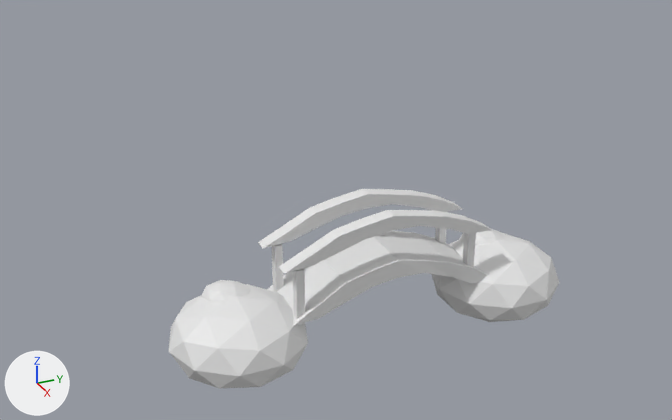
Renders of the Blender file 3D_Class_HW/bridge.blend from each side of a commit.
Rendered twice from a 50 mm camera at (31.7, -16.4, 20.7) aimed at (-0.8, -1.7, 4.4). Arrows for +X, +Y and +Z are at lower left; the lights stay in place.
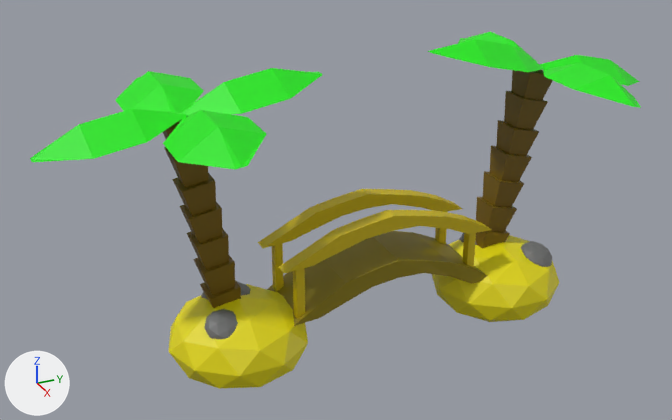
Diff of the bpy script that builds the scene:
```diff
--- a/3D_Class_HW/bridge.blend.py
+++ b/3D_Class_HW/bridge.blend.py
@@ mat_material @@
 mat_material = principled_material('Material')
-mat_material.base_color = (0.8, 0.8, 0.8)  # white #e7e7e7
+mat_material.base_color = (0.25, 0.191, 0.0)  # yellow #897900
@@ me_cube @@
 me_cube.from_pydata(...)  # 36 vertices, 34 faces; spans x -1.02..1.02, y -1.0..1.0, z -1.0..4.97
 # used by ob_cube; location = (0.0, 0.0, 1.2); scale = (1.6, 4.79, 0.332)
+# me_cube part 1: the loose piece of 36 vertices spanning x -1.02..1.02, y -1.0..1.0, z -1.0..4.97 is copied, and the copy is scaled about its middle by (0.201, 1, 0.798), then moved by (-0.76, -0.05, 6.69), in mat_material_003 (yellow #cbb400); it spans x -0.97..-0.56, y -1.05..0.95, z 6.29..11.05
+# me_cube part 2: the loose piece of 36 vertices spanning x -1.02..1.02, y -1.0..1.0, z -1.0..4.97 is copied, and the copy is scaled about its middle by (0.201, 1, 0.798), then moved by (0.74, -0.05, 6.69), in mat_material_003 (yellow #cbb400); it spans x 0.53..0.94, y -1.05..0.95, z 6.29..11.05
 me_cube.materials.append(mat_material)
+me_cube.materials.append(mat_material_003)  # yellow #cbb400
@@ me_icosphere @@
 me_icosphere.from_pydata(...)  # 42 vertices, 80 faces; spans x -0.95..0.95, y -1.0..1.0, z -1.0..1.0
+me_icosphere.materials.append(mat_material_004)  # yellow #e7da00
@@ me_icosphere_001 @@
 me_icosphere_001.from_pydata(...)  # 42 vertices, 80 faces; spans x -0.95..0.95, y -1.0..1.0, z -1.0..1.0
+me_icosphere_001.materials.append(mat_material_005)  # grey #6f6f6f
@@ me_icosphere_002 @@
 me_icosphere_002.from_pydata(...)  # 42 vertices, 80 faces; spans x -0.95..0.95, y -1.0..1.0, z -1.0..1.0
+me_icosphere_002.materials.append(mat_material_005)  # grey #6f6f6f
@@ me_icosphere_003 @@
 me_icosphere_003.from_pydata(...)  # 42 vertices, 80 faces; spans x -0.95..0.95, y -1.0..1.0, z -1.0..1.0
+me_icosphere_003.materials.append(mat_material_004)  # yellow #e7da00
@@ me_cube_003 @@
 me_cube_003.from_pydata(...)  # 8 vertices, 6 faces; spans x -1.0..1.0, y -1.0..1.0, z -1.0..1.0
+me_cube_003.materials.append(mat_material_003)  # yellow #cbb400
@@ me_cube_004 @@
 me_cube_004.from_pydata(...)  # 8 vertices, 6 faces; spans x -1.0..1.0, y -1.0..1.0, z -1.0..1.0
+me_cube_004.materials.append(mat_material_003)  # yellow #cbb400
@@ me_cube_006 @@
 me_cube_006.from_pydata(...)  # 8 vertices, 6 faces; spans x -1.0..1.0, y -1.0..1.0, z -1.0..1.0
+me_cube_006.materials.append(mat_material_003)  # yellow #cbb400
@@ ob_cube_002 @@
-ob_cube_002 = bpy.data.objects.new('Cube.002', me_cube_002)
@@ ob_cube_005 @@
-ob_cube_005 = bpy.data.objects.new('Cube.005', me_cube_005)
@@ ob_plane_002 @@
+ob_plane_002 = bpy.data.objects.new('Plane.002', me_plane_004)  # 104 vertices, 66 faces; spans x -3.5..3.6, y -3.1..1.0, z -14.2..1.4; in mat_material_008 (green #15e700), mat_material_009 (brown #715800)
+ob_plane_002.location = (-3.37, -8.24, 9.56)
+ob_plane_002.rotation_euler = (0.0, -0.165, 1.571)  # degrees (0, -9.5, 90)
+ob_plane_002.scale = (1.58, 2.87, 0.614)
@@ ob_plane_001 @@
+ob_plane_001 = bpy.data.objects.new('Plane.001', me_plane_001)  # 104 vertices, 66 faces; spans x -3.5..3.6, y -3.1..1.0, z -14.2..1.4; in mat_material_007 (green #15e700), mat_material_006 (brown #715800)
+ob_plane_001.location = (-3.37, 7.46, 9.56)
+ob_plane_001.rotation_euler = (0.0, 0.225, 1.571)  # degrees (0, 13, 90)
+ob_plane_001.scale = (1.58, 2.87, 0.614)
@@ ob_icosphere_005 @@
+ob_icosphere_005 = bpy.data.objects.new('Icosphere.005', me_icosphere_005)  # an icosphere of 80 faces spanning x -0.95..0.95, y -1.0..1.0, z -1.0..1.0; in mat_material_005 (grey #6f6f6f)
+ob_icosphere_005.location = (1.1, 7.29, 1.25)
+ob_icosphere_005.rotation_euler = (2.764, -0.305, -1.941)  # degrees (158, -17, -111)
+ob_icosphere_005.scale = (0.805, 0.805, 0.497)
@@ ob_icosphere_004 @@
+ob_icosphere_004 = bpy.data.objects.new('Icosphere.004', me_icosphere_004)  # an icosphere of 80 faces spanning x -0.95..0.95, y -1.0..1.0, z -1.0..1.0; in mat_material_005 (grey #6f6f6f)
+ob_icosphere_004.location = (1.1, -7.44, 1.25)
+ob_icosphere_004.rotation_euler = (2.764, -0.305, -1.941)  # degrees (158, -17, -111)
+ob_icosphere_004.scale = (0.805, 0.805, 0.497)
```

Location of each change, (x1, y1, x2, y2) in pixels of the pictures (672 x 420 px):
'Plane.002', added: after (30, 68, 323, 308)
'Cube', recoloured (white to yellow): (258, 189, 491, 326) in both
'Plane.001', added: after (428, 32, 641, 248)
'Icosphere.003', recoloured (white to yellow): (169, 284, 308, 389) in both
'Icosphere', recoloured (white to yellow): (432, 232, 559, 322) in both
'Cube.005', deleted: before (279, 210, 491, 274)
'Cube.002', deleted: before (258, 189, 462, 248)
'Icosphere.004', added: after (204, 309, 238, 339)
'Icosphere.002', recoloured: (201, 280, 251, 302) in both
'Icosphere.005', added: after (521, 241, 552, 267)
'Cube.004', recoloured (grey to yellow): (293, 268, 305, 319) in both
'Cube.003', recoloured (grey to yellow): (272, 244, 284, 292) in both
'Cube.006', recoloured (grey to yellow): (462, 233, 476, 267) in both
'Icosphere.001', recoloured: (459, 229, 505, 245) in both
part 1 of me_cube, added (yellow): after (258, 189, 462, 248)
part 2 of me_cube, added (yellow): after (279, 210, 491, 274)
